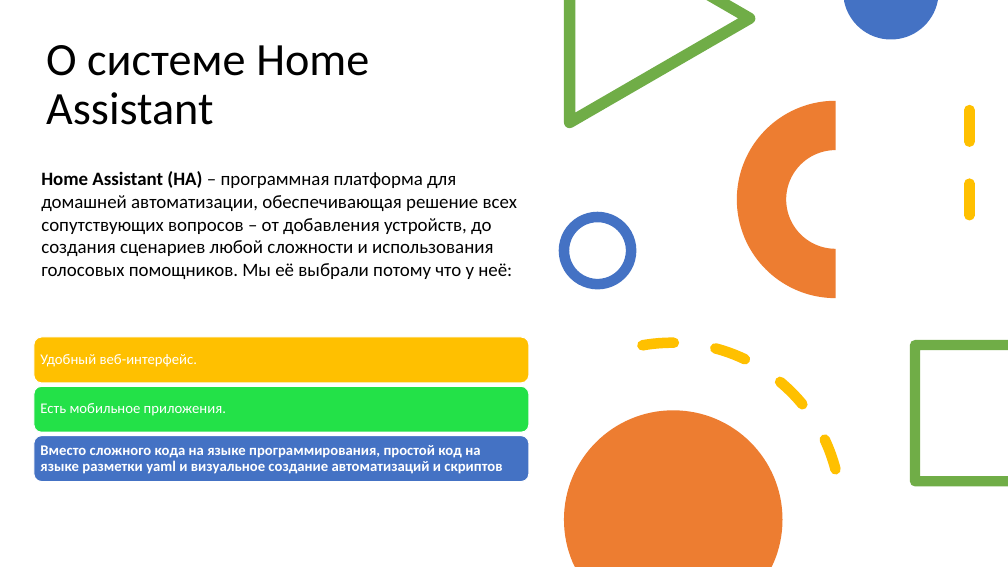
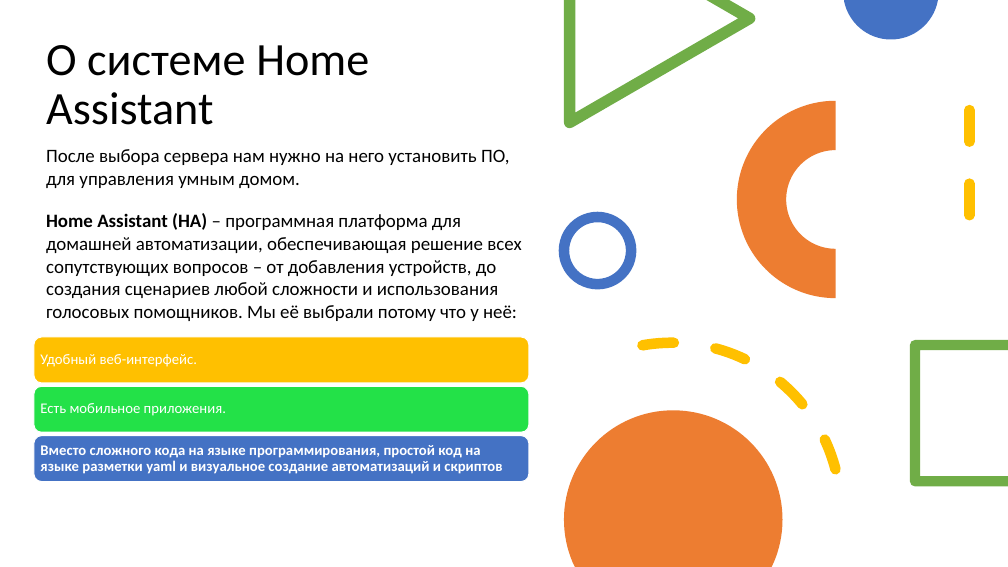
Before and after one commit to ilia202015/Umnye_ustroystva_svoimi_rukami, a slide deck: slide 8 of презентация.pptx. Drawn at 1008x567 pixels with LibreOffice and Linux fonts; fonts in the diff are those of the drawing. Boxes give left, top, right and bottom in pixels: in the first picture for what was removed or moved away, otherwise in the second. Text is boxed around its words. In the diff, an @@ line names an element or a change of style, - is before the commit and + after.

```diff
--- a/презентация.pptx
+++ b/презентация.pptx
@@ text "После выбора сервера нам нужно ...": place and size @@
-text "После выбора сервера нам нужно ..." at <box>41,171,518,279</box>
+text "После выбора сервера нам нужно ..." at <box>46,149,522,321</box>
@@ text at <box>46,149,510,188</box>: paragraph added @@
+После выбора сервера нам нужно на него установить ПО, для управления умным домом.
```
Also in this commit, not shown: 3 other slides changed.
